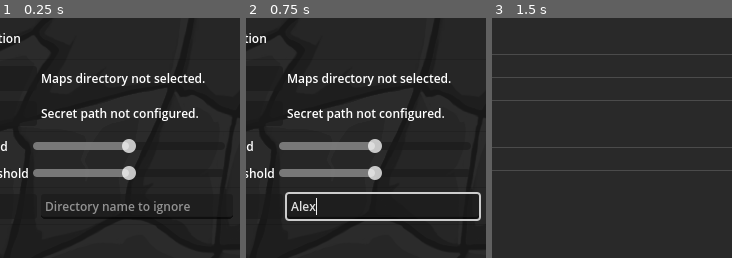
Above: before the commit, frames 1-3 (left to right).
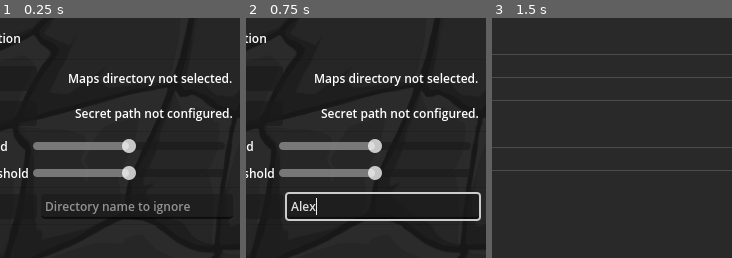
Above: after the commit, the same moments.

Repository: gmarais/Warcraft_II_Map_Picker
Game: Godot game, scene res://scenes/main.tscn
Two runs of this game, one before a commit and one after it. Both use one fixed random seed, a clock stepped at 60 frames per second and the inputs below.
Inputs (mouse positions are % of the whole screen's width and height, from its top left):
- Up to frame 1 (0.25 s): no input
- Up to frame 2 (0.75 s): click (68, 39) at 0.52 s; type "Alex" at 0.6 s
- Up to frame 3 (1.5 s): click "Maps Directory" at 1.25 s
The pictures show only the part of the screen within x 40-90%, y 0-50%; the shares and areas given below are measured in that part.

The runs differ from the first frame. In frame 1, 3.8% of the frame differs, in the area x 17-97%, y 22-43%; in frame 2, 3.8%; in frame 3, nothing differs.

Commit message:
fixing default values and UI issues.

Diff:
--- a/scenes/main.tscn
+++ b/scenes/main.tscn
@@ -80,6 +80,7 @@
 custom_minimum_size = Vector2(192, 0)
 layout_mode = 2
 size_flags_horizontal = 4
+horizontal_alignment = 2
 clip_text = true
 
 [node name="ChangeSecretFilePathButton" type="Button" parent="UI/PanelConfigure/VBoxContainer/FilesGridContainer"]
@@ -93,6 +94,7 @@
 custom_minimum_size = Vector2(192, 0)
 layout_mode = 2
 size_flags_horizontal = 4
+horizontal_alignment = 2
 clip_text = true
 
 [node name="HSeparator2" type="HSeparator" parent="UI/PanelConfigure/VBoxContainer"]
@@ -225,7 +227,12 @@
 [node name="LoadingStepLabel" type="Label" parent="UI/PanelLoading/VBoxContainer"]
 unique_name_in_owner = true
 layout_mode = 2
+theme_override_colors/font_color = Color(0.643137, 0.643137, 0.643137, 1)
 horizontal_alignment = 1
+clip_text = true
+text_overrun_behavior = 3
+text_direction = 2
+structured_text_bidi_override = 2
 
 [node name="PanelMapPicker" type="Panel" parent="UI"]
 layout_mode = 0
@@ -241,6 +248,7 @@
 offset_top = 12.0
 offset_right = -12.0
 offset_bottom = -12.0
+theme_override_constants/separation = 0
 
 [node name="MapPickerTitle" type="Label" parent="UI/PanelMapPicker/MapPicker"]
 layout_mode = 2
@@ -256,7 +264,9 @@
 
 [node name="VBoxContainer" type="VBoxContainer" parent="UI/PanelMapPicker/MapPicker/GridContainer"]
 layout_mode = 2
-theme = ExtResource("2_hmy7x")
+size_flags_vertical = 4
+theme = ExtResource("2_hmy7x")
+theme_override_constants/separation = 4
 
 [node name="HBoxContainer" type="HBoxContainer" parent="UI/PanelMapPicker/MapPicker/GridContainer/VBoxContainer"]
 layout_mode = 2
@@ -358,6 +368,7 @@
 [node name="MinMapStarsTextureProgress" type="TextureProgressBar" parent="UI/PanelMapPicker/MapPicker/GridContainer/VBoxContainer/HBoxContainer6/CenterContainer"]
 layout_mode = 2
 max_value = 5.0
+value = 2.0
 rounded = true
 texture_under = ExtResource("5")
 texture_progress = ExtResource("5")
@@ -366,6 +377,7 @@
 
 [node name="RemovePickedCheckButton" type="CheckButton" parent="UI/PanelMapPicker/MapPicker/GridContainer/VBoxContainer"]
 layout_mode = 2
+button_pressed = true
 text = "Remove picked "
 alignment = 2
 
@@ -421,10 +433,10 @@
 
 [node name="Description" type="Label" parent="UI/PanelMapPicker/MapPicker/GridContainer/VBoxContainer2"]
 unique_name_in_owner = true
-modulate = Color(0.643137, 0.643137, 0.643137, 1)
 custom_minimum_size = Vector2(0, 20)
 layout_mode = 2
 theme = ExtResource("2_hmy7x")
+theme_override_colors/font_color = Color(0.643137, 0.643137, 0.643137, 1)
 horizontal_alignment = 1
 clip_text = true
 text_overrun_behavior = 1
@@ -521,7 +533,12 @@
 layout_mode = 2
 size_flags_horizontal = 4
 theme = ExtResource("2_hmy7x")
+theme_override_colors/font_color = Color(0.643137, 0.643137, 0.643137, 1)
+horizontal_alignment = 1
 clip_text = true
+text_overrun_behavior = 3
+text_direction = 2
+structured_text_bidi_override = 2
 
 [node name="PickNextMapButton" type="Button" parent="UI/PanelMapPicker/MapPicker"]
 unique_name_in_owner = true
--- a/scripts/main.gd
+++ b/scripts/main.gd
@@ -50,7 +50,7 @@
 var filter_allow_computers:bool = false
 var filter_allow_rescues:bool = false
 var filter_allow_restrictions:bool = false
-var filter_min_rating = 0
+var filter_min_rating = 2
 var filter_remove_picked_from_pool:bool = true
 var filter_secret_map:bool = false
 var maps_dir:DirAccess
